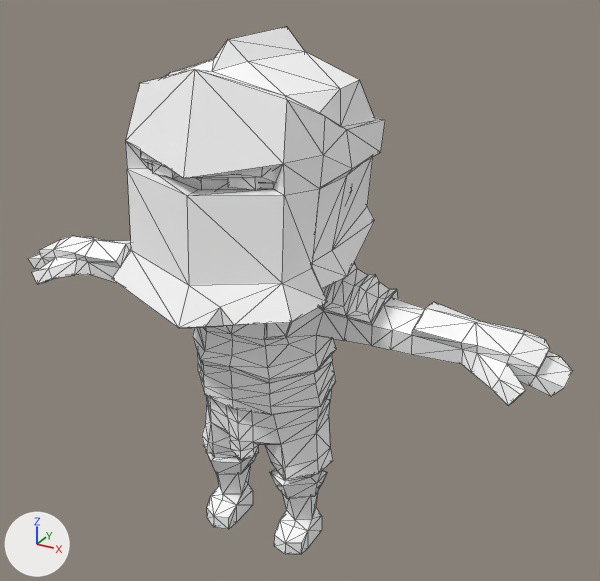
Renders of the glTF model assets/synty/characters_mini/models/SK_Knights_Dark_01.glb from each side of a commit.
The view is the same before and after, from a camera (50 mm lens) standing at (1.408, -2.255, 2.177) and looking at (0.128, 0.073, 1.013). The axes (+X, +Y, +Z) are drawn at lower left. The lights are the same throughout. Mesh edges are drawn as thin lines.

Before the edit, the objects in view are built like this:
```python
mat_mini_chr294 = principled_material('Mini_Chr294')
mat_mini_chr294.base_color = (1.0, 1.0, 1.0)  # white #ffffff
mat_mini_chr294.roughness = 0.553
me_mesh = bpy.data.meshes.new('Mesh')
me_mesh.from_pydata(...)  # 715 vertices, 1402 faces; spans x -1.07..1.07, y -0.46..0.39, z 0.0..1.87
me_mesh.materials.append(mat_mini_chr294)  # white #ffffff
ob_sk_knights_dark_01 = bpy.data.objects.new('SK_Knights_Dark_01', me_mesh)
ob_sk_knights_dark_01.location = (0.0, 0.0, 0.0)
```
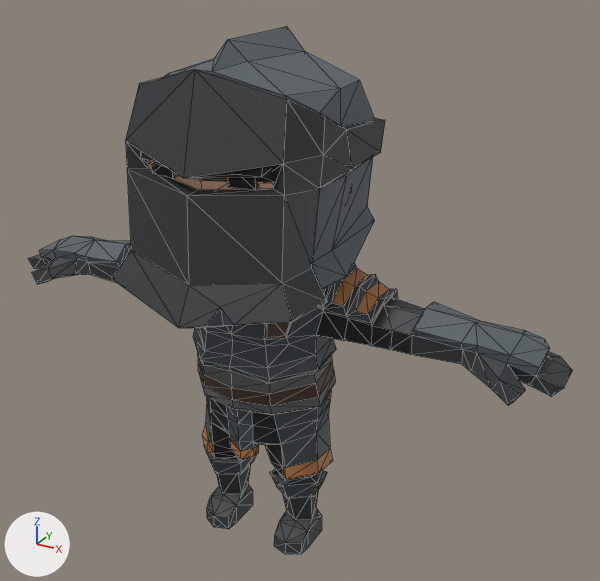
What differs and where, as boxes (x1, y1, x2, y2) in the pictures (600 x 581 px):
'SK_Knights_Dark_01', surface changed (white to grey)
    both: (28, 27, 573, 554)

The change, as a diff of the scene's bpy script:
```diff
--- a/assets/synty/characters_mini/models/SK_Knights_Dark_01.glb.py
+++ b/assets/synty/characters_mini/models/SK_Knights_Dark_01.glb.py
@@ img_polygonminis_texture_01_a @@
+img_polygonminis_texture_01_a = load_image('PolygonMinis_Texture_01_A', '_unpacked/PolygonMinis_Texture_01_A', 1024, 1024, 'sRGB')
@@ mat_mini_chr294 @@
 mat_mini_chr294 = principled_material('Mini_Chr294')
-mat_mini_chr294.base_color = (1.0, 1.0, 1.0)  # white #ffffff
+mat_mini_chr294.texture = img_polygonminis_texture_01_a
 mat_mini_chr294.roughness = 0.553
```
